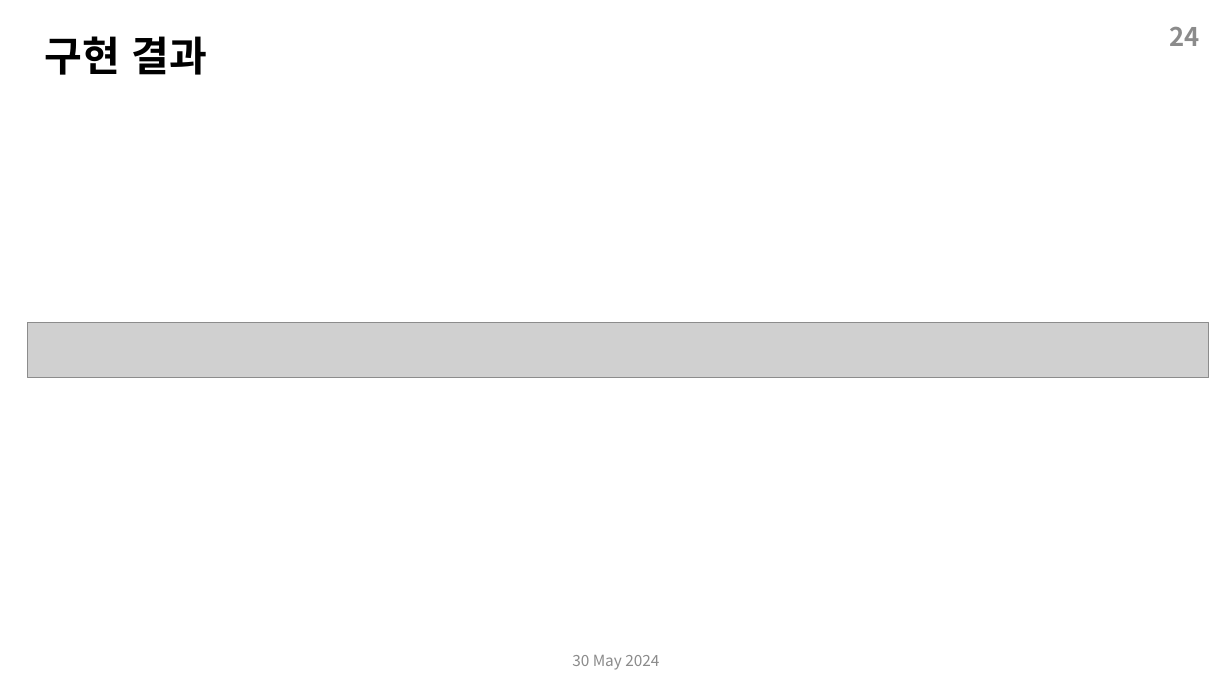
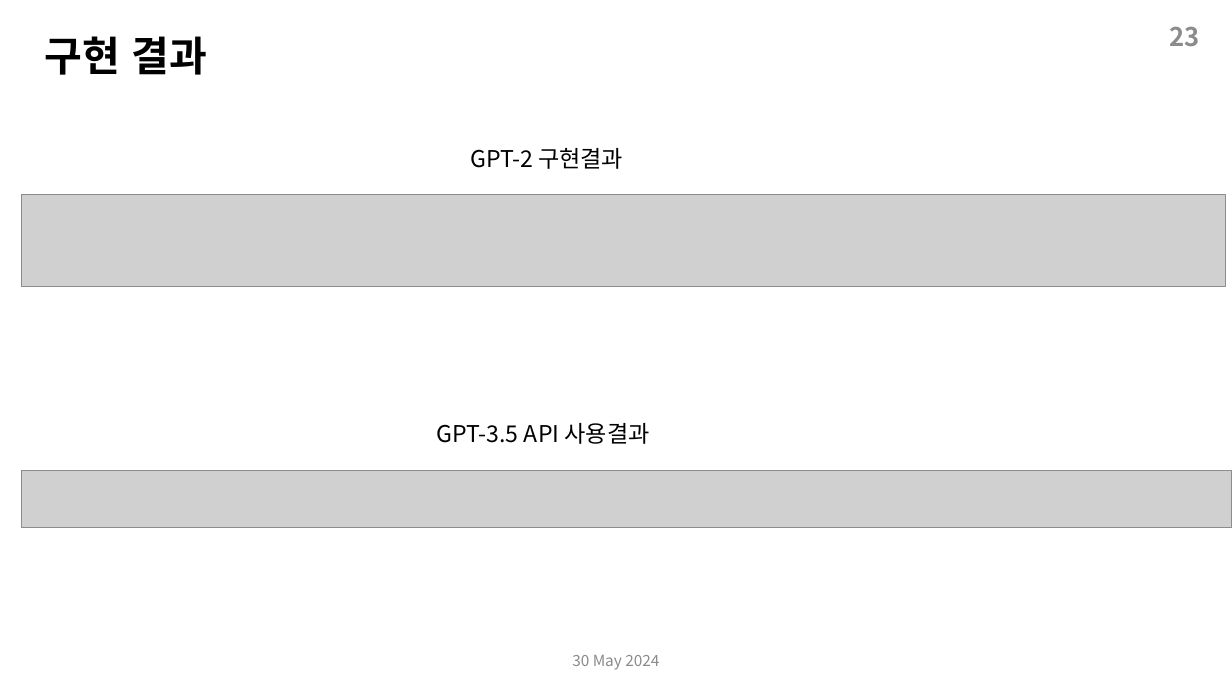
Before and after one commit to sangheonlee97/AI_Paper_Analysis_and_Implementation, a slide deck: slide 23 of ppts/CloseAi_이상헌_GPT.pptx (slide 22 before the commit). Drawn at 1232x693 pixels with LibreOffice and Linux fonts; fonts in the diff are those of the drawing; grey boxes stand for pictures. Boxes give left, top, right and bottom in pixels: in the first picture for what was removed or moved away, otherwise in the second. Text is boxed around its words. In the diff, an @@ line names an element or a change of style, - is before the commit and + after.

```diff
--- a/ppts/CloseAi_이상헌_GPT.pptx
+++ b/ppts/CloseAi_이상헌_GPT.pptx
@@ text at (1169, 27, 1199, 46): text changed @@
-24
+23
@@ text added at (470, 148, 623, 169), 18 pt, text #000000 @@
+GPT-2 구현결과
@@ picture added at (21, 194, 1226, 287) @@
@@ picture removed at (28, 323, 1210, 378) @@
@@ text added at (437, 423, 650, 444), 18 pt, text #000000 @@
+GPT-3.5 API 사용결과
@@ picture added at (21, 470, 1232, 528) @@
```
Also in this commit, not shown: 7 other slides changed, 1 slide added, 1 other file.
